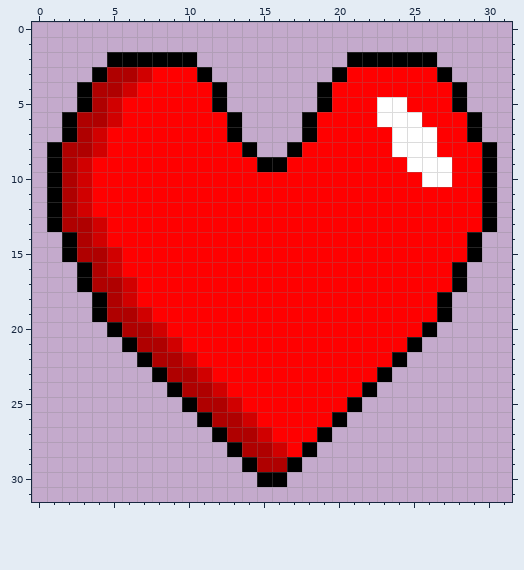
Two states of a pixel-art sprite, extra_health.png. Above: the version before the commit.
The file is 32x32 pixels.
After:
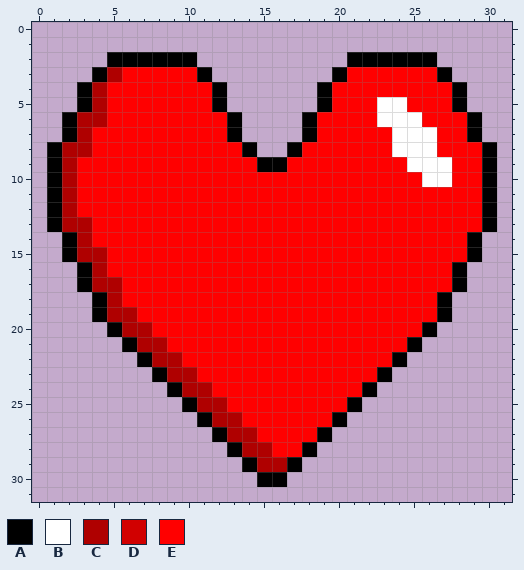
Palette (. is transparent): A #000000  B #ffffff  C #af0000  D #d10000  E #ff0000
What changed:
{"y":3,"x":6,"old":"CD","new":"EE"}
{"y":4,"x":5,"old":"CD","new":"EE"}
{"y":5,"x":5,"old":"D","new":"E"}
{"y":6,"x":5,"old":"D","new":"E"}
{"y":7,"x":4,"old":"D","new":"E"}
{"y":8,"x":4,"old":"D","new":"E"}
{"y":9,"x":3,"old":"D","new":"E"}
{"y":10,"x":3,"old":"D","new":"E"}
{"y":11,"x":3,"old":"D","new":"E"}
{"y":12,"x":3,"old":"D","new":"E"}
{"y":13,"x":4,"old":"D","new":"E"}
{"y":14,"x":4,"old":"D","new":"E"}
{"y":15,"x":5,"old":"D","new":"E"}
{"y":16,"x":5,"old":"D","new":"E"}
{"y":17,"x":6,"old":"D","new":"E"}
{"y":18,"x":6,"old":"D","new":"E"}
{"y":19,"x":7,"old":"D","new":"E"}
{"y":20,"x":8,"old":"D","new":"E"}
{"y":21,"x":9,"old":"D","new":"E"}
{"y":22,"x":10,"old":"D","new":"E"}
{"y":23,"x":11,"old":"D","new":"E"}
{"y":24,"x":12,"old":"D","new":"E"}
{"y":25,"x":13,"old":"D","new":"E"}
{"y":26,"x":14,"old":"D","new":"E"}
{"y":27,"x":15,"old":"D","new":"E"}
{"y":28,"x":16,"old":"D","new":"E"}
